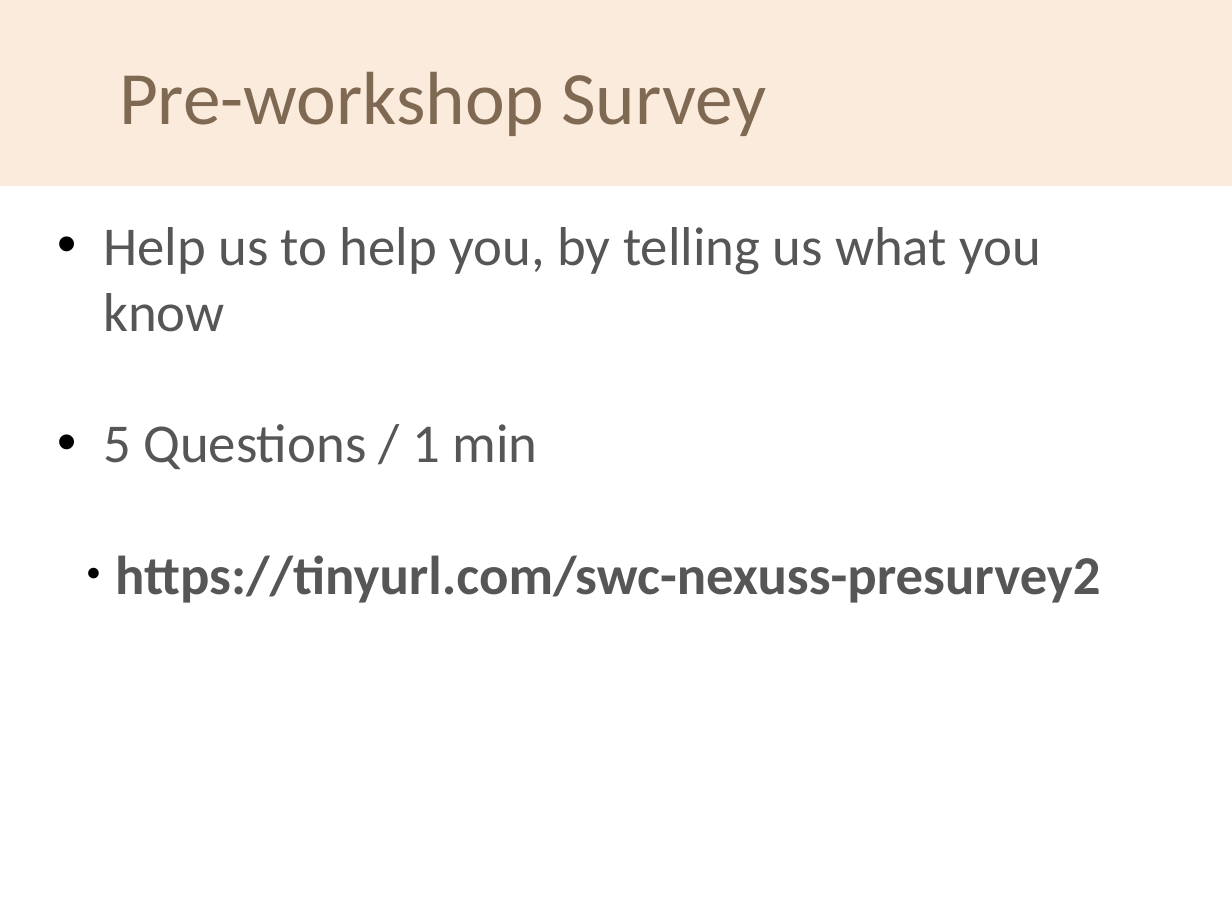
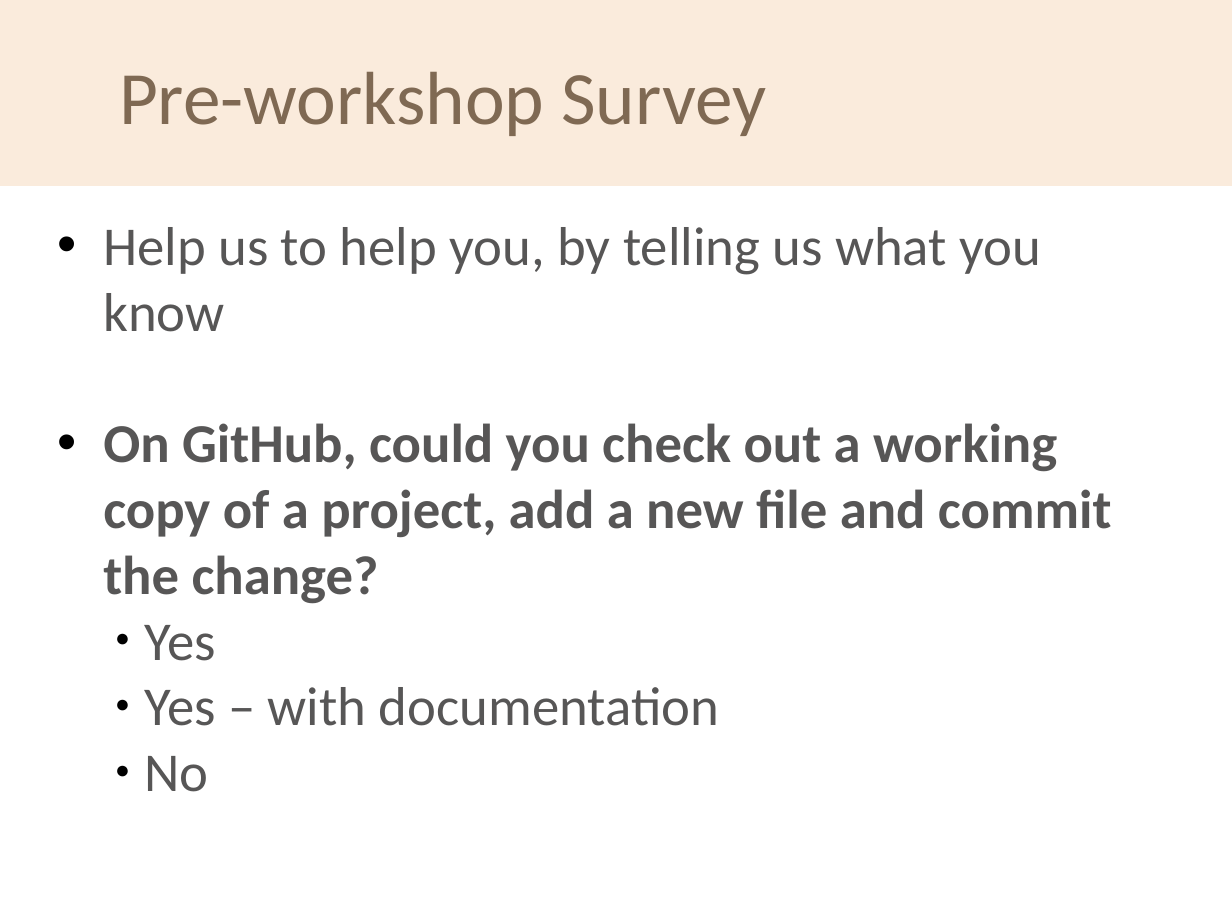
Before and after one commit to softwaresaved/2020-04-30-ramp-swc, a slide deck: slide 13 of welcome/swc-rsg-short-intro.odp (slide 18 before the commit). Drawn at 1232x924 pixels with LibreOffice and Linux fonts; fonts in the diff are those of the drawing; background and template pictures are left out. Boxes give left, top, right and bottom in pixels: in the first picture for what was removed or moved away, otherwise in the second. Text is boxed around its words. In the diff, an @@ line names an element or a change of style, - is before the commit and + after.

```diff
--- a/welcome/swc-rsg-short-intro.odp
+++ b/welcome/swc-rsg-short-intro.odp
@@ text at [103,423,1112,792]: text changed @@
-• 5 Questions / 1 min
-  ● https://tinyurl.com/swc-nexuss-presurvey2
+• On GitHub, could you check out a working copy of a project, add a new file and commit the change?
+    ● Yes
+    ● Yes – with documentation
+    ● No
```
Also in this commit, not shown: 4 other slides changed, 5 slides removed, 3 other files.
